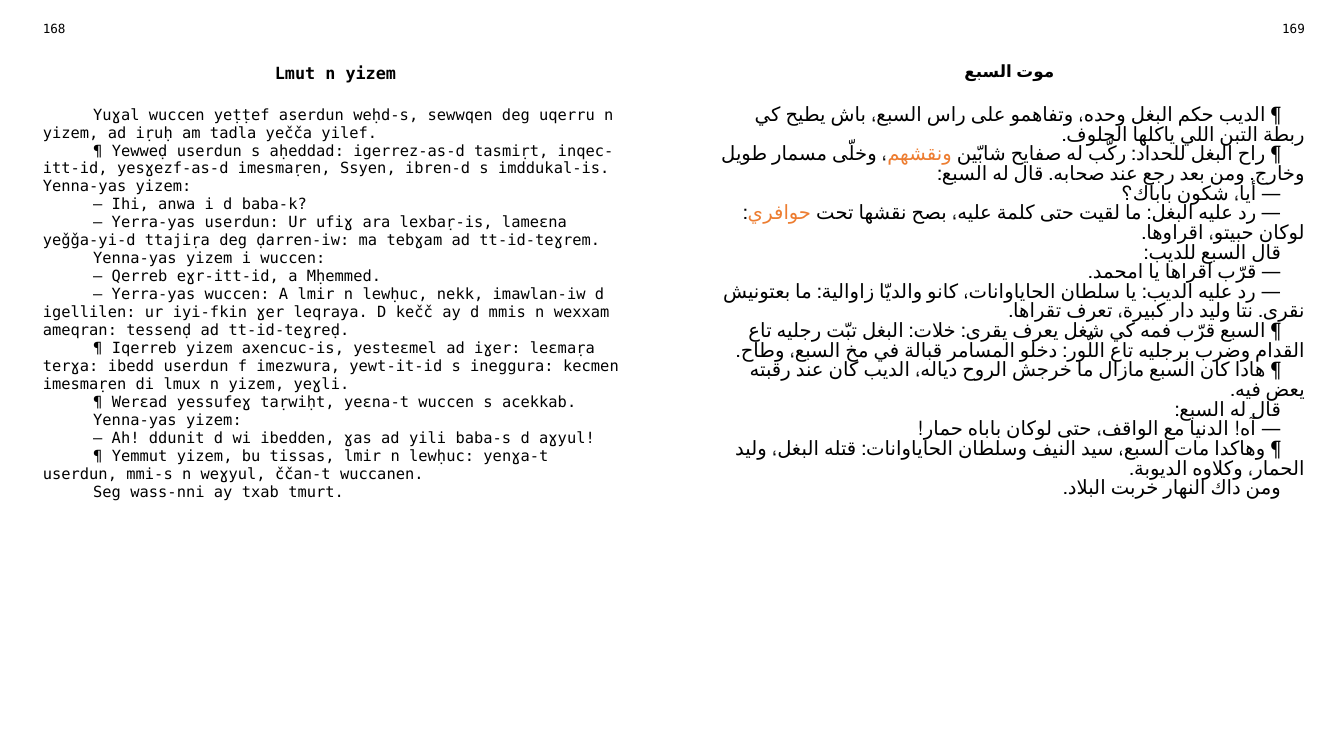
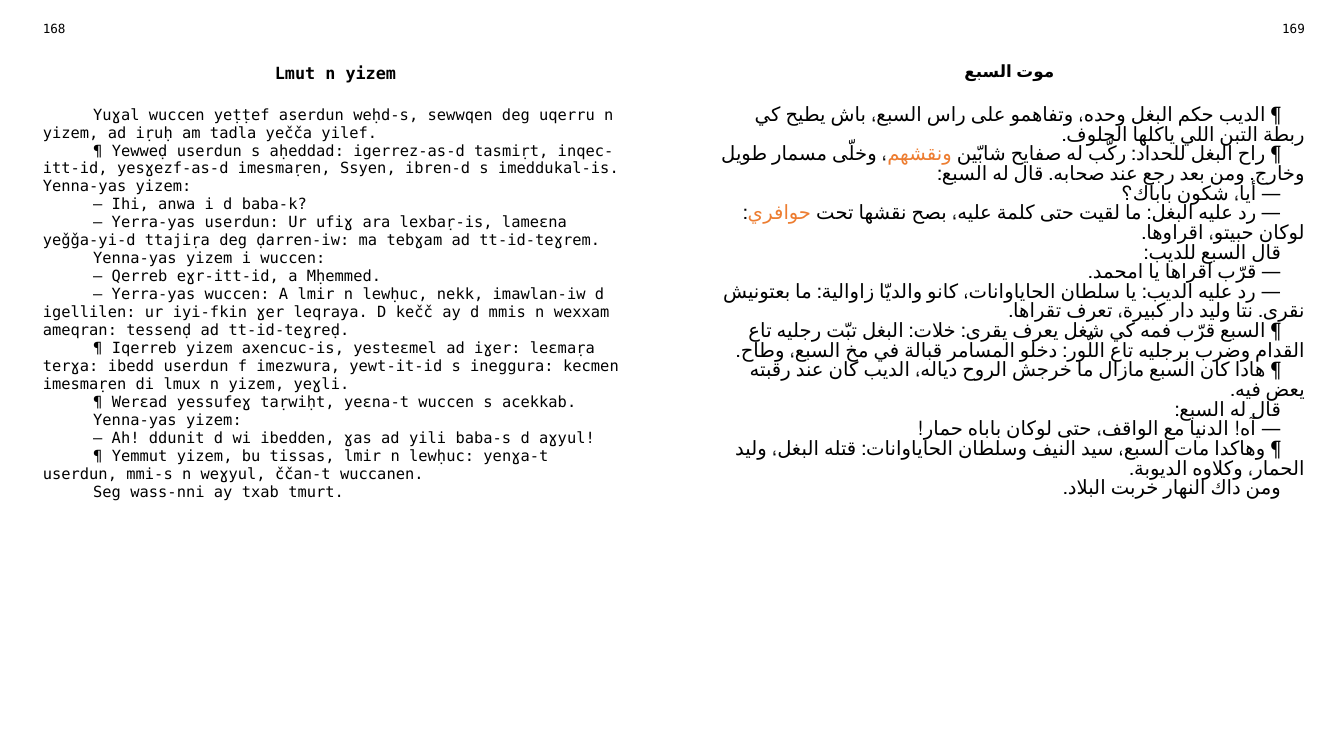
Before and after one commit to sferhah/tamacahut_n_wuccen, a slide deck: slide 83 of Uccen.ConsoleApp/Resources/pptx/uccen.arq.pptx. Drawn at 1344x756 pixels with LibreOffice and Linux fonts; fonts in the diff are those of the drawing. Boxes give left, top, right and bottom in pixels: in the first picture for what was removed or moved away, otherwise in the second. Text is boxed around its words. In the diff, an @@ line names an element or a change of style, - is before the commit and + after.

```diff
--- a/Uccen.ConsoleApp/Resources/pptx/uccen.arq.pptx
+++ b/Uccen.ConsoleApp/Resources/pptx/uccen.arq.pptx
@@ table at bbox=[32, 16, 1315, 729] @@
-row 3, column 1: Yuɣal wuccen yeṭṭef aserdun weḥd-s, sewwqen deg uqerru n yizem, ad iṛuḥ am tadla yečča yilef. / ¶ Yewweḍ userdun s aḥeddad: igerrez-as-d tasmiṛt, inqec-itt-id, yesɣezf-as-d imesmaṛen, Ssyen, ibren-d s imddukal-is. Yenna-yas yizem: / — Ihi, anwa i d baba-k? / — Yerra-yas userdun: Ur ufiɣ ara lexbaṛ-is, lameɛna yeǧǧa-yi-d ttajiṛa deg ḍarren-iw: ma tebɣam ad tt-id-teɣrem. / Yenna-yas yizem i wuccen: / — Qerreb eɣr-itt-id, a Mḥemmed. / — Yerra-yas wuccen: A lmir n lewḥuc, nekk, imawlan-iw d igellilen: ur iyi-fkin ɣer leqraya. D kečč ay d mmis n wexxam ameqran: tessenḍ ad tt-id-teɣreḍ. / ¶ Iqerreb yizem axencuc-is, yesteɛmel ad iɣer: leɛmaṛa terɣa: ibedd userdun f imezwura, yewt-it-id s ineggura: kecmen imesmaṛen di lmux n yizem, yeɣli. / ¶ Werɛad yessufeɣ taṛwiḥt, yeɛna-t wuccen s acekkab. / Yenna-yas yizem: / — Ah! ddunit d wi ibedden, ɣas ad yili baba-s d aɣyul! / ¶ Yemmut yizem, bu tissas, lmir n lewḥuc: yenɣa-t userdun, mmi-s n weɣyul, ččan-t wuccanen. / Seg wass-nni ay txab tmurt.
+row 3, column 1: Yuɣal wuccen yeṭṭef aserdun weḥd-s, sewwqen deg uqerru n yizem, ad iṛuḥ am tadla yečča yilef. / ¶ Yewweḍ userdun s aḥeddad: igerrez-as-d tasmiṛt, inqec-itt-id, yesɣezf-as-d imesmaṛen, Ssyen, ibren-d s imeddukal-is. Yenna-yas yizem: / — Ihi, anwa i d baba-k? / — Yerra-yas userdun: Ur ufiɣ ara lexbaṛ-is, lameɛna yeǧǧa-yi-d ttajiṛa deg ḍarren-iw: ma tebɣam ad tt-id-teɣrem. / Yenna-yas yizem i wuccen: / — Qerreb eɣr-itt-id, a Mḥemmed. / — Yerra-yas wuccen: A lmir n lewḥuc, nekk, imawlan-iw d igellilen: ur iyi-fkin ɣer leqraya. D kečč ay d mmis n wexxam ameqran: tessenḍ ad tt-id-teɣreḍ. / ¶ Iqerreb yizem axencuc-is, yesteɛmel ad iɣer: leɛmaṛa terɣa: ibedd userdun f imezwura, yewt-it-id s ineggura: kecmen imesmaṛen di lmux n yizem, yeɣli. / ¶ Werɛad yessufeɣ taṛwiḥt, yeɛna-t wuccen s acekkab. / Yenna-yas yizem: / — Ah! ddunit d wi ibedden, ɣas ad yili baba-s d aɣyul! / ¶ Yemmut yizem, bu tissas, lmir n lewḥuc: yenɣa-t userdun, mmi-s n weɣyul, ččan-t wuccanen. / Seg wass-nni ay txab tmurt.
```
Also in this commit, not shown: 13 other slides changed, 7 other files.
